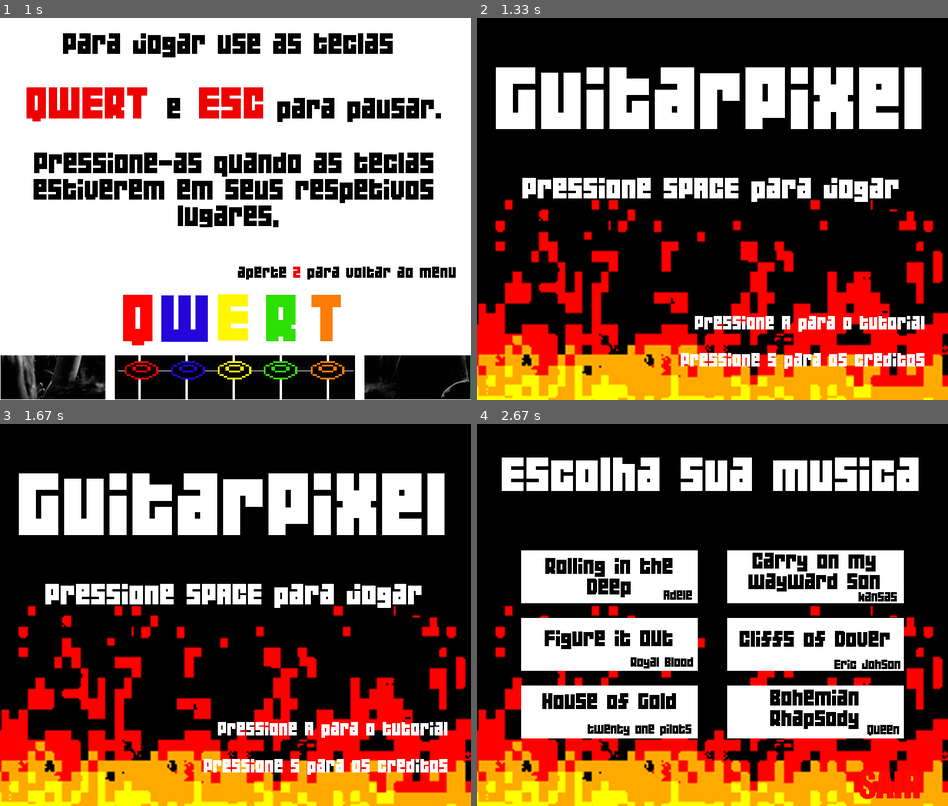
Above: before the commit, frames 1-4 (two rows, left to right).
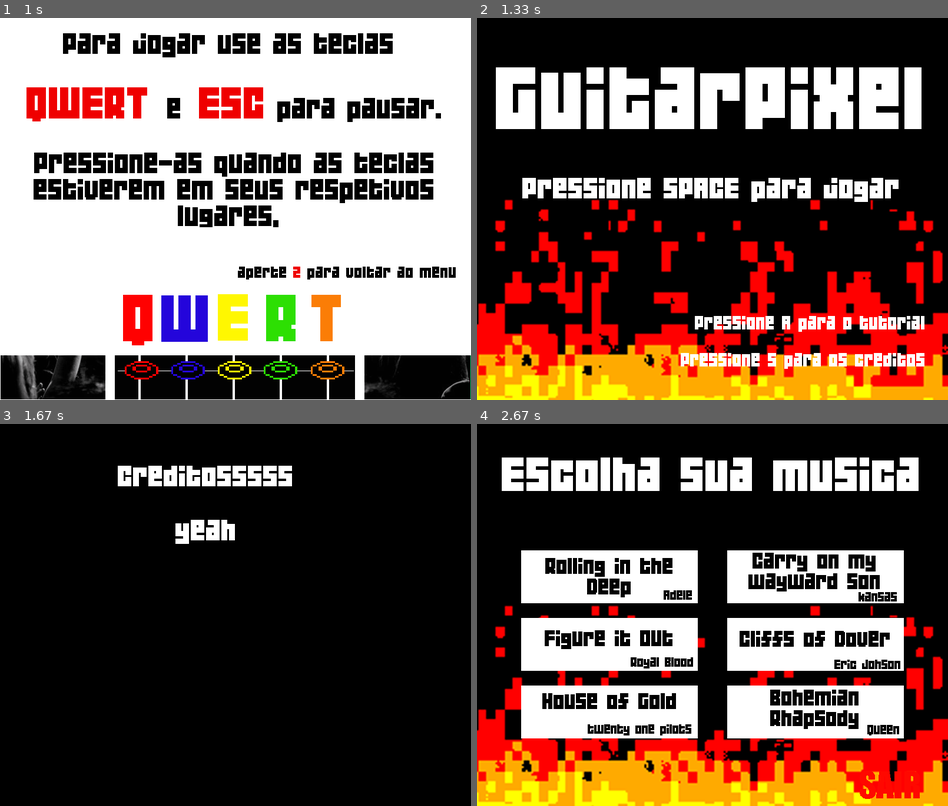
Above: after the commit, the same moments.

Repository: claraluques/projeto-dsoft
Game: pygame game, started from pygame tutorial.py
Two runs of this game, one before a commit and one after it. Both use one fixed random seed, a clock stepped at 60 frames per second and the inputs below.
Inputs:
- Up to frame 1 (1 s): tap Enter at 0.33 s; hold A from 0.67 s (still down)
- Up to frame 2 (1.33 s): release A at 1.2 s; tap Z at 1.23 s
- Up to frame 3 (1.67 s): hold S from 1.57 s (still down)
- Up to frame 4 (2.67 s): release S at 1.87 s; hold Z 1.9-2.3 s; tap Space at 2.33 s

Frames 1-2 are identical in both runs. In frame 3, 40% of the frame differs, in the area x 0-100%, y 10-100%; in frame 4, nothing differs.

Commit message:
Tela de creditos adicionada

Diff:
--- a/pygame tutorial.py
+++ b/pygame tutorial.py
@@ -50,8 +50,12 @@
 introImg = pygame.image.load('pressioneespaco.png')
 introImg = pygame.transform.scale(introImg, (800,650))
 
+creditoImg = pygame.image.load('creditos.png')
+creditoImg = pygame.transform.scale(creditoImg, (800,650))
+
 pause = False
 tutorial = False
+credito = False
 
 modo = -1
 
@@ -203,11 +207,36 @@
 
         pygame.display.update()
 
+def game_creditos():
+    global tutorial, Menu, FPS, creditolImg
+
+    credito = True
+
+    while credito:
+
+        gameDisplay.blit(creditoImg,(0 , 0))
+
+        for event in pygame.event.get():
+
+            if event.type == pygame.QUIT:
+                quit()
+
+            if event.type == pygame.KEYDOWN:
+
+                if event.key == pygame.K_z:
+                    game_intro()
+
+                if event.key == pygame.K_ESCAPE:
+                    quit()
+
+        pygame.display.update()
+
 def game_intro():
     global intro, Menu, FPS, tutorial, introImg
 
     intro = True
     tutorial = False
+    credito = False
 
     pygame.mixer.music.load('musicaintro.mp3')
     pygame.mixer.music.play(0)
@@ -226,6 +255,9 @@
 
                 if event.key == pygame.K_a:
                     game_tutorial()
+
+                if event.key == pygame.K_s:
+                    game_creditos()
 
                 if event.key == pygame.K_ESCAPE:
                     quit()
Binary file added: creditos.png
